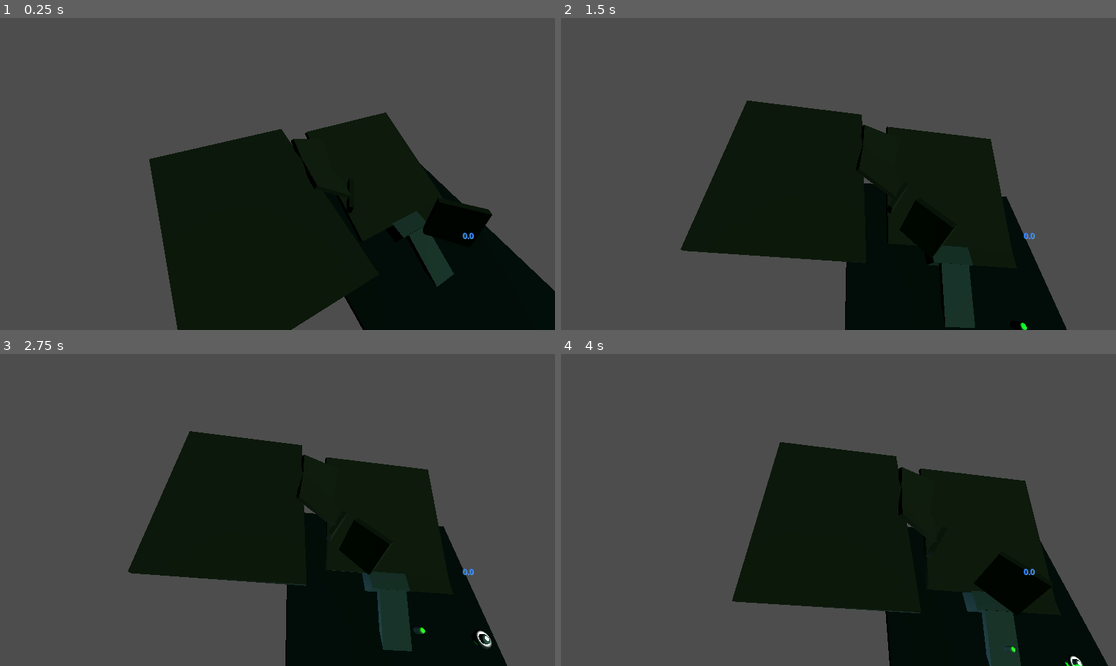
Above: before the commit, frames 1-4 (two rows, left to right).
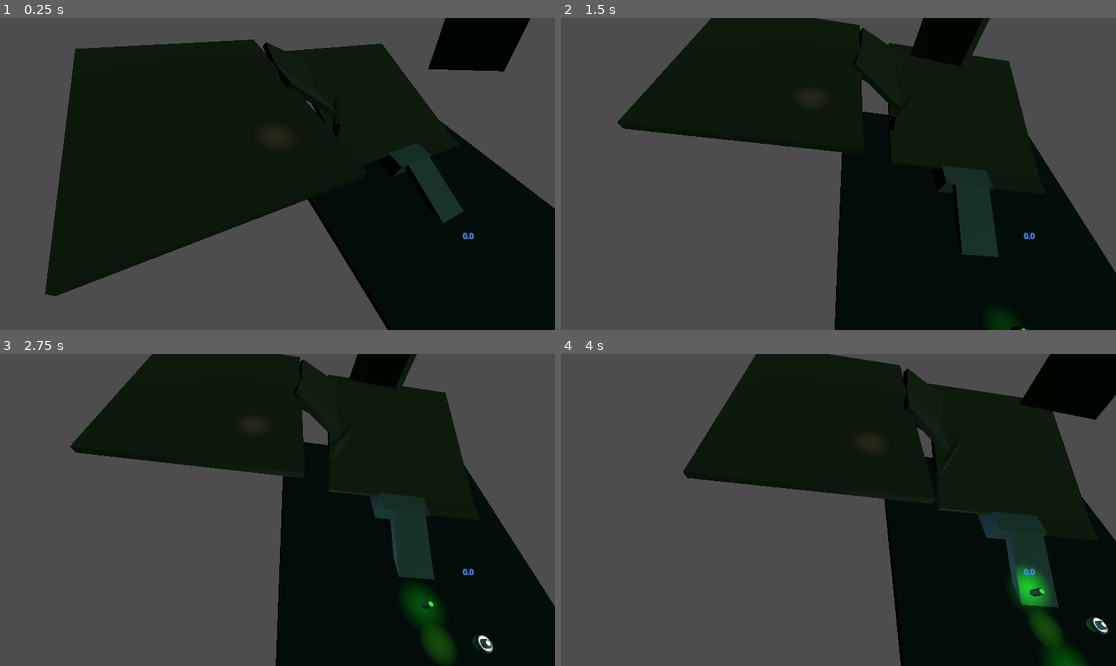
Above: after the commit, the same moments.

Repository: FryingPan2152/tower-defense
Game: Godot game, scene res://World.tscn
Two runs of this game, one before a commit and one after it. Both use one fixed random seed, a clock stepped at 60 frames per second and the inputs below.
Inputs (mouse positions are in pixels of both pictures, inside the frame that each line leads up to):
- Up to frame 1 (0.25 s): no input
- Up to frame 2 (1.5 s): tap Enter at 0.5 s; move the mouse to (960, 158) at 0.52 s; hold D (right) 0.53-1.28 s; hold Right mouse button (Camera grab) 0.53-1.28 s; move the mouse to (727, 189) at 1.27 s; hold S (backward) from 1.28 s (still down); tap Shift (camer speed modifier) at 1.35 s
- Up to frame 3 (2.75 s): move the mouse to (288, 503) at 2.02 s; release S (backward) at 2.03 s; hold W (forward) from 2.03 s (still down); click (288, 503) at 2.1 s
- Up to frame 4 (4 s): move the mouse to (810, 572) at 2.77 s; tap 1 (tower1) at 2.85 s; move the mouse to (1005, 556) at 3.52 s; release W (forward) at 3.53 s; hold A (left) from 3.53 s (still down); tap 2 (tower2) at 3.6 s

The runs differ from the first frame. In frame 1, 47% of the frame differs, in the area x 8-100%, y 0-100%; in frame 2, 39%; in frame 3, 38%; in frame 4, 40%.

Commit message:
Update World.tscn

Diff:
--- a/World.tscn
+++ b/World.tscn
@@ -23,7 +23,7 @@
 transform = Transform3D(0.429712, -0.75803, 0.490651, 0.127756, 0.58895, 0.798008, -0.893883, -0.28023, 0.349921, 9.46657, 28.6839, 37.125)
 
 [node name="NavigationRegion3D" type="NavigationRegion3D" parent="."]
-transform = Transform3D(1, 0, 0, 0, 1, 0, 0, 0, 1, 16.9447, -18.0812, -6.80148)
+transform = Transform3D(1, 0, 0, 0, 1, 0, 0, 0, 1, 6.44321, -2.2499, -3.11527)
 navigation_mesh = SubResource("NavigationMesh_isng5")
 
 [node name="CSGBox3D5" type="CSGBox3D" parent="NavigationRegion3D"]
